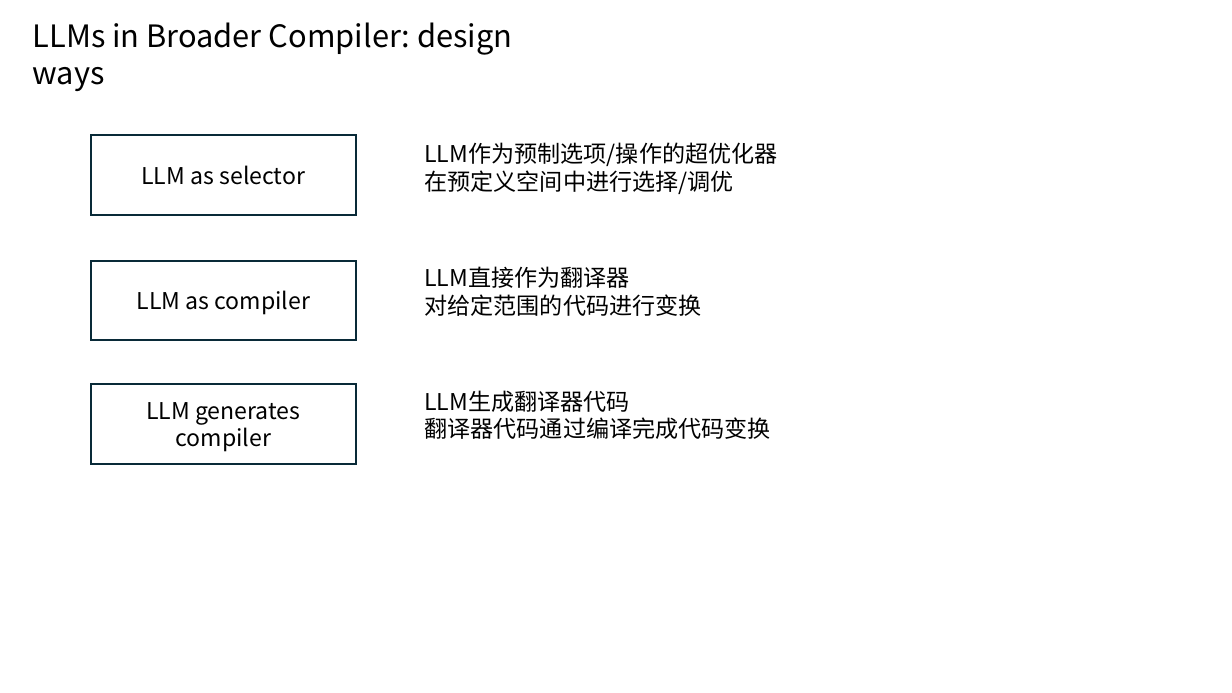
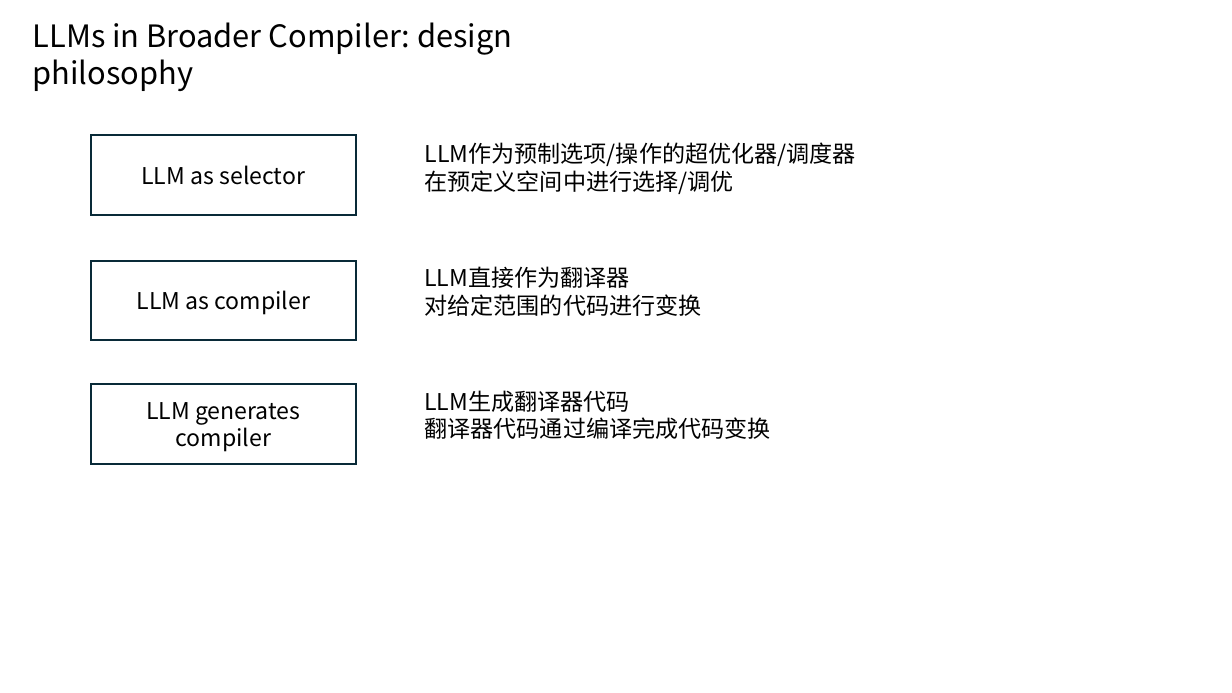
Before and after one commit to zhangshuoming990105/THPC-survey-LLMCompiler, a slide deck: slide 5 of THPC.pptx. Drawn at 1232x693 pixels with LibreOffice and Linux fonts; fonts in the diff are those of the drawing. Boxes give left, top, right and bottom in pixels: in the first picture for what was removed or moved away, otherwise in the second. Text is boxed around its words. In the diff, an @@ line names an element or a change of style, - is before the commit and + after.

```diff
--- a/THPC.pptx
+++ b/THPC.pptx
@@ text at <box>33,22,512,91</box>: text changed @@
-LLMs in Broader Compiler: design ways
+LLMs in Broader Compiler: design philosophy
@@ text at <box>424,142,856,166</box>: text changed @@
-LLM作为预制选项/操作的超优化器
+LLM作为预制选项/操作的超优化器/调度器
```
Also in this commit, not shown: 2 other slides changed, 2 slides added, 5 other files.
